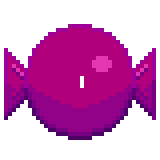
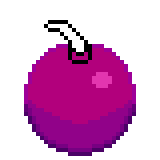
The second 160x160 image is a revision of the first. Changes to its layers:
painted on "Layer 14" over [24, 20, 136, 156]
moved "Group 4" above "Layer 2 copy 2" over [4, 24, 156, 140]
hid "Layer 22 copy 8" over [80, 76, 84, 88]
hid group "Group 3" (1 layers) over [4, 24, 156, 140]
